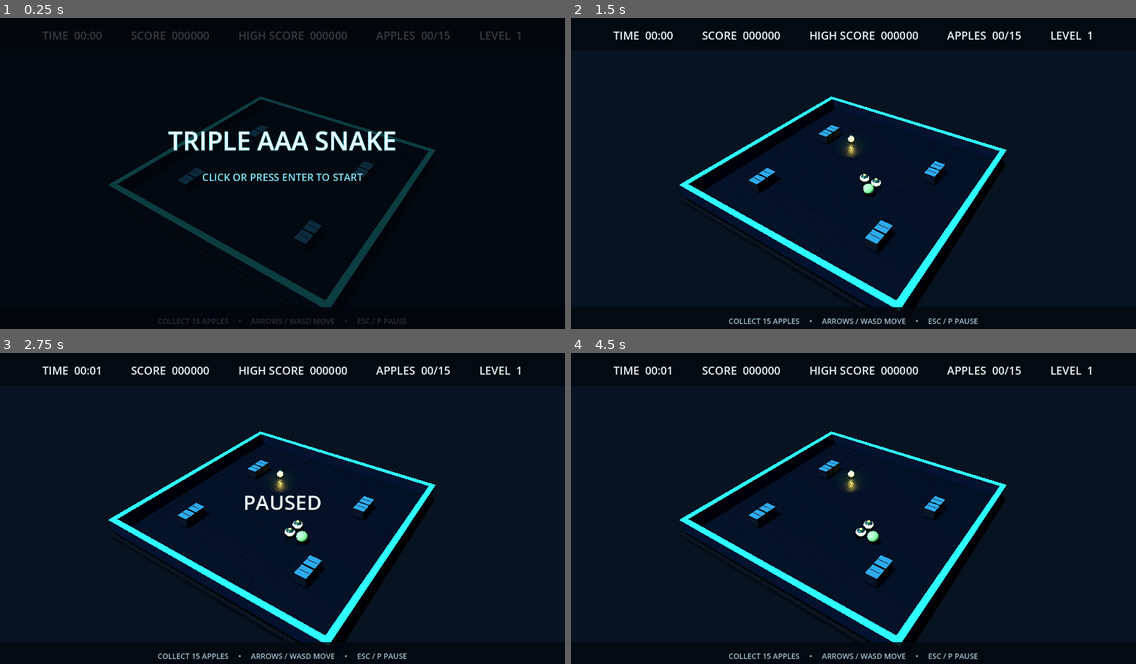
Above: before the commit, frames 1-4 (two rows, left to right).
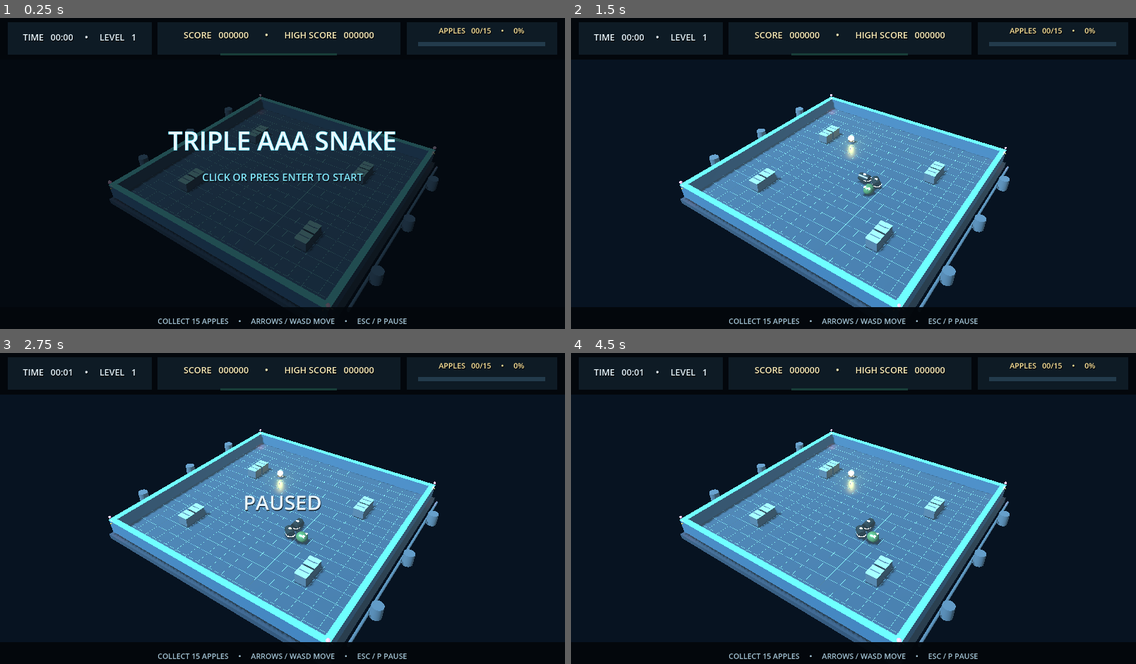
Above: after the commit, the same moments.

Repository: ADD-Attack/Cadre
Game: Godot game, scene res://main.tscn
The game is run twice, just before and just after one commit, with the same random seed, the same clock (stepped at 60 frames per second) and the same inputs.
Inputs (mouse positions are in pixels of both pictures, inside the frame that each line leads up to):
- Up to frame 1 (0.25 s): no input
- Up to frame 2 (1.5 s): tap Enter at 0.5, 0.6 s; move the mouse to (977, 161) at 0.52 s; hold Right 0.53-1.28 s; click (977, 161) at 0.67 s; move the mouse to (740, 192) at 1.27 s; hold Down from 1.28 s (still down); tap Keypad Enter at 1.35 s
- Up to frame 3 (2.75 s): move the mouse to (339, 443) at 2.02 s; release Down at 2.03 s; hold Right from 2.03 s (still down); tap P at 2.1 s
- Up to frame 4 (4.5 s): tap Space at 2.75, 4.25 s; move the mouse to (825, 573) at 2.77 s; release Right at 2.78 s; hold Up 2.78-3.53 s; tap Enter at 2.85, 3.5 s; click (825, 573) at 2.92 s; move the mouse to (1023, 558) at 3.52 s; hold Left from 3.53 s (still down); tap Keypad Enter at 3.6 s; move the mouse to (684, 464) at 4.27 s; tap P at 4.35 s

The runs differ from the first frame. In frame 1, 29% of the frame differs, in the area x 1-99%, y 1-99%; in frame 2, 26%; in frame 3, 26%; in frame 4, 26%.

Commit message:
Snake Wave 2: neon arena, machine segments, combo HUD, Web export

Diff:
--- a/snake-aaa/main.gd
+++ b/snake-aaa/main.gd
@@ -24,6 +24,8 @@
 var elapsed := 0.0
 var step_clock := 0.0
 var level_clock := 0.0
+var combo := 0
+var last_apple_time := -INF
 var state := "title"
 var paused := false
 var rng_seed := 0
@@ -36,6 +38,14 @@
 var title_label: Label
 var subtitle_label: Label
 var hud_label: Label
+var time_level_label: Label
+var score_high_label: Label
+var apples_label: Label
+var combo_label: Label
+var combo_bar_fill: ColorRect
+var progress_fill: ColorRect
+var apple_fruit: MeshInstance3D
+var warning_lights: Array[MeshInstance3D] = []
 var objective_label: Label
 var pause_label: Label
 var hud_layer: CanvasLayer
@@ -53,6 +63,8 @@
 func _process(delta: float) -> void:
 	if state == "playing" and not paused:
 		elapsed += delta
+		if combo > 0 and elapsed - last_apple_time > 4.0:
+			combo = 0
 		step_clock += delta
 		while step_clock >= _step_interval():
 			step_clock -= _step_interval()
@@ -63,6 +75,11 @@
 		level_clock += delta
 		if level_clock >= 2.0:
 			_begin_level_two()
+	if apple_fruit != null and is_instance_valid(apple_fruit):
+		var shimmer := 1.0 + sin(Time.get_ticks_msec() * 0.003) * 0.035
+		apple_fruit.scale = Vector3(shimmer, 1.0 / shimmer, shimmer)
+	for i in range(warning_lights.size()):
+		warning_lights[i].scale = Vector3.ONE * (0.8 + 0.35 * (0.5 + 0.5 * sin(elapsed * 2.4 + float(i))))
 	_update_hud()
 
 
@@ -99,8 +116,11 @@
 	environment.background_mode = Environment.BG_COLOR
 	environment.background_color = BG
 	environment.ambient_light_source = Environment.AMBIENT_SOURCE_COLOR
-	environment.ambient_light_color = Color("#526b83")
-	environment.ambient_light_energy = 0.65
+	environment.ambient_light_color = Color("#a1c4dc")
+	environment.ambient_light_energy = 1.15
+	environment.fog_enabled = true
+	environment.fog_light_color = Color("#789bad")
+	environment.fog_density = 0.0035
 	environment.tonemap_mode = Environment.TONE_MAPPER_FILMIC
 	world.environment = environment
 	add_child(world)
@@ -108,7 +128,7 @@
 	var sun := DirectionalLight3D.new()
 	sun.rotation_degrees = Vector3(-52, -28, 0)
 	sun.light_color = Color("#c5e9ff")
-	sun.light_energy = 1.15
+	sun.light_energy = 1.8
 	sun.shadow_enabled = true
 	add_child(sun)
 
@@ -135,61 +155,144 @@
 func _build_arena() -> void:
 	var floor_mesh := BoxMesh.new()
 	floor_mesh.size = Vector3(GRID_SIZE * TILE, 0.25, GRID_SIZE * TILE)
-	_add_mesh(arena_root, floor_mesh, Vector3(0, -0.2, 0), _material(Color("#152638"), 0.72, 0.4))
+	_add_mesh(arena_root, floor_mesh, Vector3(0, -0.2, 0), _material(Color("#30495d"), 0.65, 0.4))
 	var under_mesh := BoxMesh.new()
 	under_mesh.size = Vector3(GRID_SIZE * TILE + 1.0, 0.45, GRID_SIZE * TILE + 1.0)
-	_add_mesh(arena_root, under_mesh, Vector3(0, -0.58, 0), _material(Color("#09131f"), 0.55, 0.6))
+	_add_mesh(arena_root, under_mesh, Vector3(0, -0.58, 0), _material(Color("#142638"), 0.55, 0.6))
 	# Fine metal grid lines and luminous perimeter inlays.
 	for i in range(GRID_SIZE + 1):
 		var offset := (float(i) - CENTER) * TILE - TILE * 0.5
 		var line_mesh := BoxMesh.new()
 		line_mesh.size = Vector3(0.018, 0.014, GRID_SIZE * TILE)
-		_add_mesh(arena_root, line_mesh, Vector3(offset, -0.064, 0), _material(Color("#294154"), 0.9, 0.2))
+		_add_mesh(arena_root, line_mesh, Vector3(offset, -0.064, 0), _glow_material(Color("#54819a"), 0.48))
 		var cross_mesh := BoxMesh.new()
 		cross_mesh.size = Vector3(GRID_SIZE * TILE, 0.014, 0.018)
-		_add_mesh(arena_root, cross_mesh, Vector3(0, -0.064, offset), _material(Color("#294154"), 0.9, 0.2))
+		_add_mesh(arena_root, cross_mesh, Vector3(0, -0.064, offset), _glow_material(Color("#54819a"), 0.48))
 	var span := GRID_SIZE * TILE
 	for edge in [-1, 1]:
 		var wall := BoxMesh.new()
 		wall.size = Vector3(span + 0.48, 1.25, 0.42)
-		_add_mesh(arena_root, wall, Vector3(0, 0.5, edge * (span * 0.5 + 0.03)), _material(Color("#102336"), 0.48, 0.45))
-		_add_mesh(arena_root, _box(Vector3(span + 0.52, 0.055, 0.48)), Vector3(0, 1.15, edge * (span * 0.5 + 0.03)), _glow_material(CYAN, 2.0))
+		_add_mesh(arena_root, wall, Vector3(0, 0.5, edge * (span * 0.5 + 0.03)), _material(Color("#29485f"), 0.42, 0.38))
+		_add_mesh(arena_root, _box(Vector3(span + 0.52, 0.055, 0.48)), Vector3(0, 1.15, edge * (span * 0.5 + 0.03)), _glow_material(CYAN, 4.0))
 		var side_wall := BoxMesh.new()
 		side_wall.size = Vector3(0.42, 1.25, span + 0.48)
-		_add_mesh(arena_root, side_wall, Vector3(edge * (span * 0.5 + 0.03), 0.5, 0), _material(Color("#102336"), 0.48, 0.45))
-		_add_mesh(arena_root, _box(Vector3(0.48, 0.055, span + 0.52)), Vector3(edge * (span * 0.5 + 0.03), 1.15, 0), _glow_material(CYAN, 2.0))
+		_add_mesh(arena_root, side_wall, Vector3(edge * (span * 0.5 + 0.03), 0.5, 0), _material(Color("#29485f"), 0.42, 0.38))
+		_add_mesh(arena_root, _box(Vector3(0.48, 0.055, span + 0.52)), Vector3(edge * (span * 0.5 + 0.03), 1.15, 0), _glow_material(CYAN, 4.0))
 	# Eight fixed crates leave a generous opening around the spawn lane.
 	obstacles = [Vector2i(-5, -4), Vector2i(-5, -3), Vector2i(5, -4), Vector2i(5, -3), Vector2i(-5, 4), Vector2i(-5, 5), Vector2i(5, 4), Vector2i(5, 5)]
 	for cell in obstacles:
 		var crate := BoxMesh.new()
 		crate.size = Vector3(TILE * 0.82, 0.82, TILE * 0.82)
 		var pos := _cell_to_world(cell)
-		_add_mesh(arena_root, crate, pos + Vector3(0, 0.43, 0), _material(Color("#31404d"), 0.8, 0.3))
-		_add_mesh(arena_root, _box(Vector3(TILE * 0.84, 0.045, TILE * 0.84)), pos + Vector3(0, 0.86, 0), _glow_material(Color("#266580"), 0.7))
+		_add_mesh(arena_root, crate, pos + Vector3(0, 0.43, 0), _material(Color("#526778"), 0.72, 0.3))
+		_add_mesh(arena_root, _box(Vector3(TILE * 0.84, 0.045, TILE * 0.84)), pos + Vector3(0, 0.86, 0), _glow_material(Color("#36a0bd"), 1.8))
 		_add_mesh(arena_root, _box(Vector3(TILE * 0.7, 0.04, 0.08)), pos + Vector3(0, 0.88, 0), _material(Color("#536c79"), 0.7, 0.25))
+
+	_build_industrial_details(span)
+
+
+func _build_industrial_details(span: float) -> void:
+	# Alternating hazard bands across the inside face of the four arena walls.
+	for edge in [-1.0, 1.0]:
+		for i in range(19):
+			var stripe_color := Color("#ffd34e") if i % 2 == 0 else Color("#18232d")
+			var x := -10.2 + float(i) * 1.14
+			_add_mesh(arena_root, _box(Vector3(0.55, 0.09, 0.035)), Vector3(x, 0.96, edge * 10.12), _material(stripe_color, 0.3, 0.45))
+			_add_mesh(arena_root, _box(Vector3(0.035, 0.09, 0.55)), Vector3(edge * 10.12, 0.96, x), _material(stripe_color, 0.3, 0.45))
+	# Pipe runs and industrial drums sit beyond the playable wall.
+	for side in [-1.0, 1.0]:
+		var pipe_mesh := CylinderMesh.new()
+		pipe_mesh.top_radius = 0.105
+		pipe_mesh.bottom_radius = 0.105
+		pipe_mesh.height = span - 2.0
+		var pipe := _add_mesh(arena_root, pipe_mesh, Vector3(side * 11.2, 0.18, 0), _material(Color("#546c7c"), 0.75, 0.32))
+		pipe.rotation.x = PI / 2.0
+		for z in [-6.0, 0.0, 6.0]:
+			var barrel_mesh := CylinderMesh.new()
+			barrel_mesh.top_radius = 0.43
+			barrel_mesh.bottom_radius = 0.43
+			barrel_mesh.height = 1.05
+			var barrel_x: float = side * 11.65
+			_add_mesh(arena_root, barrel_mesh, Vector3(barrel_x, 0.52, z), _material(Color("#526879"), 0.72, 0.35))
+			var band := TorusMesh.new()
+			band.inner_radius = 0.36
+			band.outer_radius = 0.42
+			var band_node := _add_mesh(arena_root, band, Vector3(barrel_x, 0.52, z), _material(Color("#899ba5"), 0.8, 0.28))
+			band_node.rotation.x = PI / 2.0
+	# Red beacons identify the four wall corners.
+	for x in [-10.35, 10.35]:
+		for z in [-10.35, 10.35]:
+			var beacon := _sphere(arena_root, Vector3(x, 1.42, z), 0.13, _glow_material(Color("#ff334a"), 2.8))
+			warning_lights.append(beacon)
+			var point := OmniLight3D.new()
+			point.position = Vector3(x, 1.4, z)
+			point.light_color = Color("#ff304a")
+			point.light_energy = 1.3
+			point.omni_range = 2.8
+			arena_root.add_child(point)
+
+
+func _sphere(parent: Node3D, pos: Vector3, radius: float, material: Material) -> MeshInstance3D:
+	var mesh := SphereMesh.new()
+	mesh.radius = radius
+	mesh.height = radius * 2.0
+	return _add_mesh(parent, mesh, pos, material)
 
 
 func _build_ui() -> void:
 	hud_layer = CanvasLayer.new()
 	add_child(hud_layer)
 	var topbar := ColorRect.new()
-	topbar.color = Color(0.015, 0.035, 0.06, 0.92)
+	topbar.color = Color(0.012, 0.027, 0.045, 0.96)
 	topbar.position = Vector2(0, 0)
-	topbar.size = Vector2(1280, 74)
+	topbar.size = Vector2(1280, 94)
 	hud_layer.add_child(topbar)
-	hud_label = _label("", 25, Color("#e8f7ff"), Vector2(38, 20), Vector2(1204, 40), HORIZONTAL_ALIGNMENT_CENTER)
-	hud_label.add_theme_color_override("font_shadow_color", Color(0, 0, 0, 0.8))
-	hud_layer.add_child(hud_label)
+	var left_panel := _panel(Vector2(18, 10), Vector2(326, 74))
+	var center_panel := _panel(Vector2(357, 10), Vector2(550, 74))
+	var right_panel := _panel(Vector2(921, 10), Vector2(341, 74))
+	hud_layer.add_child(left_panel)
+	hud_layer.add_child(center_panel)
+	hud_layer.add_child(right_panel)
+	time_level_label = _label("TIME 00:00     •     LEVEL 1", 20, Color("#e8f7ff"), Vector2(34, 22), Vector2(294, 42), HORIZONTAL_ALIGNMENT_CENTER)
+	hud_layer.add_child(time_level_label)
+	score_high_label = _label("SCORE 000000    •    HIGH 000000", 20, Color("#fff0bb"), Vector2(372, 20), Vector2(520, 36), HORIZONTAL_ALIGNMENT_CENTER)
+	hud_layer.add_child(score_high_label)
+	combo_label = _label("COMBO x2  •  4.0s", 17, Color("#7dffb6"), Vector2(372, 53), Vector2(520, 25), HORIZONTAL_ALIGNMENT_CENTER)
+	hud_layer.add_child(combo_label)
+	hud_label = score_high_label # Preserve the Wave 1 public HUD reference.
+	var apple_text := _label("APPLES 00/15   •   0%", 17, Color("#ffe59a"), Vector2(936, 14), Vector2(310, 28), HORIZONTAL_ALIGNMENT_CENTER)
+	hud_layer.add_child(apple_text)
+	apples_label = apple_text
+	var progress_track := ColorRect.new()
+	progress_track.color = Color("#233b4c")
+	progress_track.position = Vector2(948, 55)
+	progress_track.size = Vector2(288, 9)
+	hud_layer.add_child(progress_track)
+	progress_fill = ColorRect.new()
+	progress_fill.color = Color("#5de5b1")
+	progress_fill.size = Vector2(0, 9)
+	progress_track.add_child(progress_fill)
+	var combo_track := ColorRect.new()
+	combo_track.color = Color("#183d38")
+	combo_track.position = Vector2(500, 80)
+	combo_track.size = Vector2(264, 5)
+	hud_layer.add_child(combo_track)
+	combo_bar_fill = ColorRect.new()
+	combo_bar_fill.color = Color("#65ffac")
+	combo_bar_fill.size = Vector2(0, 5)
+	combo_track.add_child(combo_bar_fill)
 	var bottom := ColorRect.new()
-	bottom.color = Color(0.015, 0.035, 0.06, 0.86)
+	bottom.color = Color(0.012, 0.027, 0.045, 0.96)
 	bottom.position = Vector2(0, 656)
 	bottom.size = Vector2(1280, 64)
 	hud_layer.add_child(bottom)
 	objective_label = _label("COLLECT 15 APPLES     •     ARROWS / WASD MOVE     •     ESC / P PAUSE", 17, Color("#a5c6d8"), Vector2(32, 670), Vector2(1216, 34), HORIZONTAL_ALIGNMENT_CENTER)
 	hud_layer.add_child(objective_label)
 	var dim := ColorRect.new()
-	dim.color = Color(0.01, 0.025, 0.045, 0.78)
+	dim.color = Color(0.01, 0.025, 0.045, 0.72)
 	dim.set_anchors_and_offsets_preset(Control.PRESET_FULL_RECT)
+	dim.offset_top = 94
+	dim.offset_bottom = -64
 	hud_layer.add_child(dim)
 	overlay = dim
 	title_label = _label("TRIPLE AAA SNAKE", 58, Color("#eaf8ff"), Vector2(0, 238), Vector2(1280, 80), HORIZONTAL_ALIGNMENT_CENTER)
@@ -205,9 +308,18 @@
 	hud_layer.add_child(pause_label)
 
 
+func _panel(pos: Vector2, size: Vector2) -> ColorRect:
+	var panel := ColorRect.new()
+	panel.position = pos
+	panel.size = size
+	panel.color = Color(0.06, 0.11, 0.15, 0.94)
+	return panel
+
 func _start_game() -> void:
 	score = 0
 	apples = 0
+	combo = 0
+	last_apple_time = -INF
 	level = 1
 	elapsed = 0.0
 	step_clock = 0.0
@@ -223,6 +335,8 @@
 
 func _begin_level_two() -> void:
 	level = 2
+	combo = 0
+	last_apple_time = -INF
 	apples = 0
 	step_clock = 0.0
 	snake = [Vector2i(0, 0), Vector2i(-1, 0), Vector2i(-2, 0)]
@@ -246,7 +360,13 @@
 		return
 	snake.push_front(next)
 	if eating:
-		score += 100
+		if elapsed - last_apple_time <= 4.0:
+			combo += 1
+		else:
+			combo = 1
+		last_apple_time = elapsed
+		_spawn_eat_sparkles(_cell_to_world(apple) + Vector3(0, 0.32, 0))
+		score += 100 * combo
 		apples += 1
 		if score > high_score:
 			high_score = score
@@ -275,25 +395,67 @@
 	for child in apple_root.get_children():
 		child.queue_free()
 	var at := _cell_to_world(apple)
+	var pedestal := CylinderMesh.new()
+	pedestal.top_radius = 0.31
+	pedestal.bottom_radius = 0.4
+	pedestal.height = 0.16
+	_add_mesh(apple_root, pedestal, at + Vector3(0, 0.08, 0), _material(Color("#596776"), 0.82, 0.27))
+	var pedestal_ring := TorusMesh.new()
+	pedestal_ring.inner_radius = 0.29
+	pedestal_ring.outer_radius = 0.36
+	var pedestal_ring_node := _add_mesh(apple_root, pedestal_ring, at + Vector3(0, 0.17, 0), _glow_material(GOLD, 3.8))
+	pedestal_ring_node.rotation.x = PI / 2.0
 	var fruit := SphereMesh.new()
 	fruit.radius = 0.32
 	fruit.height = 0.64
-	_add_mesh(apple_root, fruit, at + Vector3(0, 0.38, 0), _glow_material(GOLD, 2.4))
+	apple_fruit = _add_mesh(apple_root, fruit, at + Vector3(0, 0.48, 0), _glow_material(GOLD, 4.5))
+	apple_fruit.name = "AppleFruit"
 	var stem := CylinderMesh.new()
 	stem.top_radius = 0.035
 	stem.bottom_radius = 0.055
 	stem.height = 0.2
-	_add_mesh(apple_root, stem, at + Vector3(0, 0.72, 0), _material(Color("#55d56a"), 0.35, 0.15))
+	_add_mesh(apple_root, stem, at + Vector3(0, 0.82, 0), _material(Color("#55d56a"), 0.35, 0.15))
 	var leaf := SphereMesh.new()
 	leaf.radius = 0.11
 	leaf.height = 0.06
-	_add_mesh(apple_root, leaf, at + Vector3(0.1, 0.77, 0), _material(Color("#71ff88"), 0.3, 0.1))
+	_add_mesh(apple_root, leaf, at + Vector3(0.1, 0.87, 0), _material(Color("#71ff88"), 0.3, 0.1))
 	var glow := OmniLight3D.new()
-	glow.position = at + Vector3(0, 0.55, 0)
+	glow.position = at + Vector3(0, 0.62, 0)
 	glow.light_color = GOLD
-	glow.light_energy = 1.5
-	glow.omni_range = 3.0
+	glow.light_energy = 2.4
+	glow.omni_range = 3.6
 	apple_root.add_child(glow)
+
+
+func _spawn_eat_sparkles(at: Vector3) -> void:
+	var particles := GPUParticles3D.new()
+	particles.name = "AppleEatSparkles"
+	particles.position = at
+	particles.amount = 28
+	particles.lifetime = 0.85
+	particles.one_shot = true
+	particles.explosiveness = 0.9
+	particles.emitting = true
+	particles.visibility_aabb = AABB(Vector3(-3, -2, -3), Vector3(6, 6, 6))
+	var process_material := ParticleProcessMaterial.new()
+	process_material.emission_shape = ParticleProcessMaterial.EMISSION_SHAPE_SPHERE
+	process_material.emission_sphere_radius = 0.2
+	process_material.direction = Vector3(0, 1, 0)
+	process_material.spread = 180.0
+	process_material.initial_velocity_min = 1.8
+	process_material.initial_velocity_max = 4.2
+	process_material.gravity = Vector3(0, -1.2, 0)
+	process_material.scale_min = 0.035
+	process_material.scale_max = 0.085
+	process_material.color = GOLD.lightened(0.15)
+	particles.process_material = process_material
+	var sparkle := SphereMesh.new()
+	sparkle.radius = 0.055
+	sparkle.height = 0.11
+	particles.draw_pass_1 = sparkle
+	particles.material_override = _glow_material(GOLD, 3.5)
+	add_child(particles)
+	particles.finished.connect(particles.queue_free)
 
 
 func _render_snake() -> void:
@@ -304,31 +466,39 @@
 		var at := _cell_to_world(cell)
 		var is_head := i == 0
 		if is_head:
-			var head := SphereMesh.new()
-			head.radius = 0.48
-			head.height = 0.82
-			_add_mesh(snake_root, head, at + Vector3(0, 0.48, 0), _material(Color("#a5ff89"), 0.22, 0.18))
-			var eye_mesh := SphereMesh.new()
-			eye_mesh.radius = 0.085
-			eye_mesh.height = 0.17
-			var forward := Vector3(direction.x, 0, direction.y)
-			var side := Vector3(-direction.y, 0, direction.x)
+			var head_mesh := CapsuleMesh.new()
+			head_mesh.radius = 0.43
+			head_mesh.height = 1.0
+			var head := _add_mesh(snake_root, head_mesh, at + Vector3(0, 0.43, 0), _material(Color("#7bbf79"), 0.88, 0.22))
+			var head_axis := Vector3(direction.x, 0, direction.y).normalized()
+			if head_axis.length_squared() > 0.5:
+				head.basis = Basis(Quaternion(Vector3.UP, head_axis))
+			var forward := head_axis
+			var side := Vector3(-direction.y, 0, direction.x).normalized()
 			for sign in [-1.0, 1.0]:
-				_add_mesh(snake_root, eye_mesh, at + Vector3(0, 0.62, 0) + forward * 0.28 + side * 0.18 * sign, _glow_material(Color.WHITE, 1.0))
+				var eye_pos: Vector3 = at + Vector3(0, 0.72, 0) + forward * 0.28 + side * 0.2 * sign
+				_sphere(snake_root, eye_pos, 0.125, _material(Color("#f3fff0"), 0.25, 0.18))
+				_sphere(snake_root, eye_pos + forward * 0.075, 0.064, _glow_material(Color("#0c2420"), 0.35))
 		else:
-			var segment := SphereMesh.new()
-			segment.radius = 0.39
-			segment.height = 0.7
-			_add_mesh(snake_root, segment, at + Vector3(0, 0.37, 0), _material(Color("#244e43"), 0.28, 0.3))
+			var prev_cell: Vector2i = snake[maxi(0, i - 1)]
+			var next_cell: Vector2i = snake[mini(snake.size() - 1, i + 1)]
+			var tangent := Vector3(float(prev_cell.x - next_cell.x), 0, float(prev_cell.y - next_cell.y)).normalized()
+			if tangent.length_squared() < 0.5:
+				tangent = Vector3(direction.x, 0, direction.y).normalized()
+			var cylinder := CylinderMesh.new()
+			cylinder.top_radius = 0.37
+			cylinder.bottom_radius = 0.37
+			cylinder.height = 0.93
+			cylinder.radial_segments = 16
+			var body := _add_mesh(snake_root, cylinder, at + Vector3(0, 0.4, 0), _material(Color("#43575b"), 0.94, 0.24))
+			body.basis = Basis(Quaternion(Vector3.UP, tangent))
 			var ring := TorusMesh.new()
-			ring.inner_radius = 0.025
-			ring.outer_radius = 0.43
-			_add_mesh(snake_root, ring, at + Vector3(0, 0.38, 0), _glow_material(GREEN, 1.45))
-			var spine := SphereMesh.new()
-			spine.radius = 0.13
-			spine.height = 0.25
-			_add_mesh(snake_root, spine, at + Vector3(0, 0.69, 0), _glow_material(Color("#c8ff6b"), 0.55))
-
+			ring.inner_radius = 0.32
+			ring.outer_radius = 0.405
+			var ring_node := _add_mesh(snake_root, ring, at + Vector3(0, 0.4, 0) + tangent * (TILE * 0.24), _glow_material(GREEN, 3.2))
+			ring_node.basis = Basis(Quaternion(Vector3.BACK, tangent))
+			var spine := _sphere(snake_root, at + Vector3(0, 0.765, 0), 0.115, _glow_material(Color("#c8ff6b"), 1.0))
+			spine.scale = Vector3(1.25, 0.55, 1.0)
 
 func _end_game() -> void:
 	state = "game_over"
@@ -358,8 +528,16 @@
 func _update_hud() -> void:
 	var total_seconds := int(elapsed)
 	var time_text := "%02d:%02d" % [total_seconds / 60, total_seconds % 60]
-	hud_label.text = "TIME  %s          SCORE  %06d          HIGH SCORE  %06d          APPLES  %02d/15          LEVEL  %d" % [time_text, score, high_score, apples, level]
-
+	time_level_label.text = "TIME   %s     •     LEVEL   %d" % [time_text, level]
+	score_high_label.text = "SCORE   %06d       •       HIGH SCORE   %06d" % [score, high_score]
+	var percent := int(round(float(apples) * 100.0 / float(APPLES_TO_LEVEL)))
+	apples_label.text = "APPLES   %02d/%02d     •     %d%%" % [apples, APPLES_TO_LEVEL, percent]
+	progress_fill.size.x = 288.0 * float(apples) / float(APPLES_TO_LEVEL)
+	var remaining := maxf(0.0, 4.0 - (elapsed - last_apple_time))
+	combo_label.visible = state == "playing" and combo >= 2 and remaining > 0.0
+	combo_bar_fill.visible = combo_label.visible
+	combo_label.text = "COMBO  x%d     •     %.1fs" % [combo, remaining]
+	combo_bar_fill.size.x = 264.0 * remaining / 4.0
 
 func _step_interval() -> float:
 	return maxf(0.105, (0.31 - float(apples) * 0.008) / (1.0 if level == 1 else 1.22))
Not shown, added: snake-aaa/export_presets.cfg
Not shown, added: snake-aaa/build/web/index.audio.position.worklet.js
Not shown, added: snake-aaa/build/web/index.audio.worklet.js
Not shown, added: snake-aaa/build/web/index.html
Not shown, added: snake-aaa/build/web/index.js
Not shown, added: snake-aaa/build/web/index.pck
Not shown, added: snake-aaa/build/web/index.png
Not shown, added: snake-aaa/build/web/index.wasm
